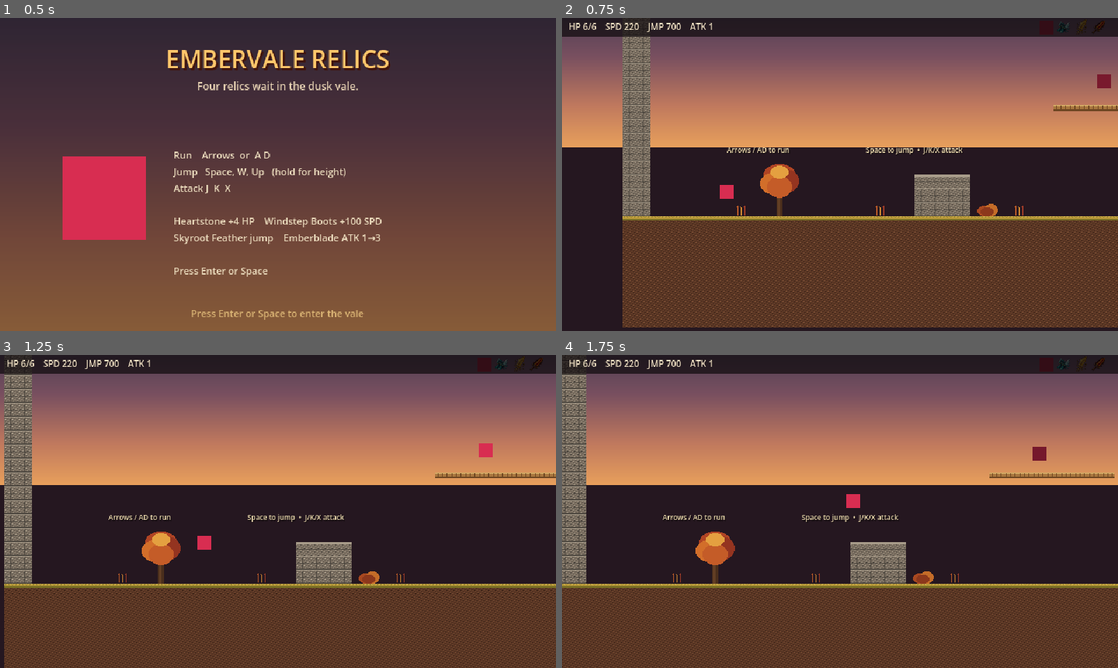
Above: before the commit, frames 1-4 (two rows, left to right).
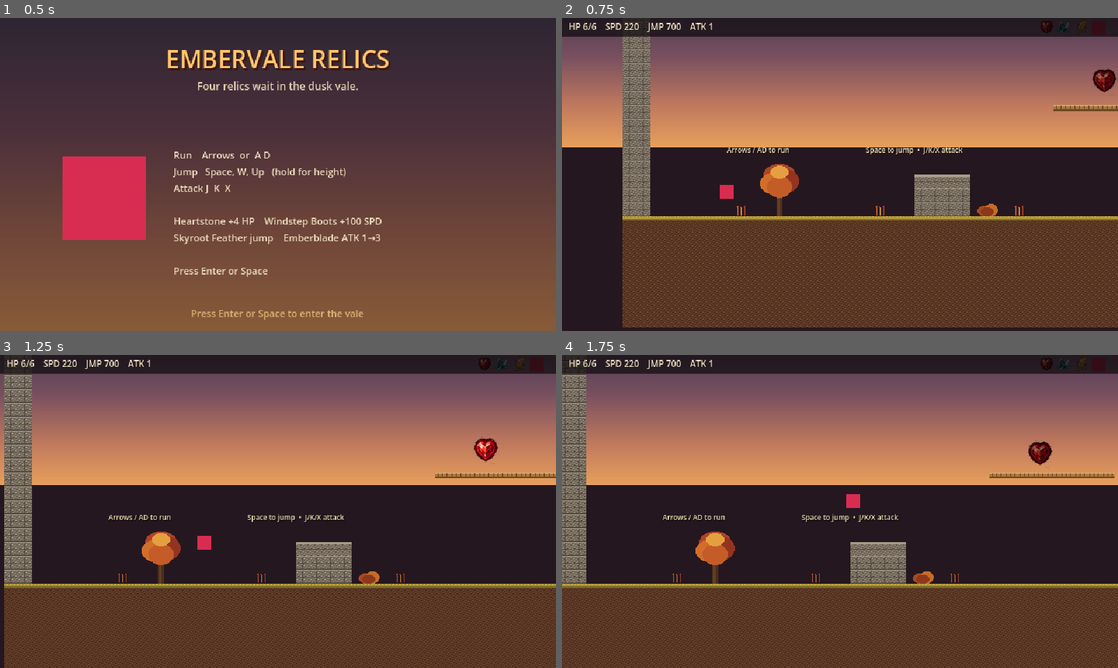
Above: after the commit, the same moments.

Repository: hansenjensemil-ui/hero-item-platformer
Game: Godot game, scene res://scenes/Title.tscn
The game is run twice, just before and just after one commit, with the same random seed, the same clock (stepped at 60 frames per second) and the same inputs.
Inputs:
- Up to frame 1 (0.5 s): no input
- Up to frame 2 (0.75 s): tap Enter at 0.5 s; hold D from 0.53 s (still down); hold R from 0.53 s (still down)
- Up to frame 3 (1.25 s): keep holding D; keep holding R; tap Space at 0.77 s
- Up to frame 4 (1.75 s): keep holding D; release R at 1.28 s; tap Enter at 1.35 s; tap Space at 1.52 s

Frame 1 is identical in both runs. In frame 2, 0.3% of the frame differs, in the area x 86-100%, y 0-25%; in frame 3, 0.3%, in the area x 85-98%, y 0-35%; in frame 4, 0.3%.

Commit message:
Fix remaining heartstone b64 case so PNG IDAT inflates.

Diff:
--- a/godot/scripts/ArtDataRelics.gd
+++ b/godot/scripts/ArtDataRelics.gd
@@ -20,7 +20,7 @@
 				"K7HurnNrOctzVezAEVq3RJiaruhPCMf7FRdnCbnf9cixUY/WeaTftn3OBhVOnBvrStB/Co51",
 				"NRhAyb0lqqm5VpNqg+FKpcltYHfcViCytVRG6sukaXGqdM9WcqBCyQYv0jIRsVfrMvSAbt46",
 				"BQnAk2NjpJ1j03/hMrnGg7ncSXyGUvZtYLfeUiDyXo1E36iS95cWyNFpyJ4KJX/yIB+XI/Hr",
-				"kfB6w75jim6nwRHcFIx9TjurgnVj4XKlm+VvlXO7DlW5irWHowy1JJRZK6LWrMinfO08TAr5",
+				"kfB6w75jim6nwRHcFIx9TjurgnVj4Klm+VvlXO7DlW5irWHowy1JJRZK6LWrMinfO08TAr5",
 				"+LFestq7abUVu9uEqgkwcTroNYY8t8Gy6w9b4esyadyVRxagBORsPaCmg3JDweW52gN/DkpB",
 				"OnLCB7NygLmGYlWtg2lrpihrxM8Hq7eQGernoFPjWIdNTb5iygINY4Hi6Zds2bJHdFvjTcPk",
 				"o2cGmAUcqOPUWH+p75qmmAK+Io2/ZUDnZDB/kIL5eLqS1mWayDPpknhtqbw7J08OFiM7Zuny",
@@ -134,7 +134,7 @@
 				"lP1o885HQ+xOxKxKJdlfiDlWDQumStR183FbZ+ATssatok9aOw5UV2m2ZI8SlzX7RNn6GT/c",
 				"1DqztBESD25ETtbsCQM16ajEaumtnoGzYQB97ENCkTOx2XYsx3CV4tZEJW/mxnm9pR7xk/so",
 				"pKq4GI8TQjOkjVjjVrN1pJdcUOYIsfnYxipXKNuKXHlzI+R5+NPOjYcnBy/bYHcfpr8CquqF",
-				"vCYrjHCt4ONiKGanXC6zPh0nBzCz5lHXn6e3+wgn8BhZpnnPjDGgy4wKq6uFkHuJ86eMvvuP",
+				"vCYrjHCt4ONiKGanXC6zPh0nBzCz5lHXn6e3+wgn8bhZpnnPjDGgy4wKq6uFkHuJ86eMvvuP",
 				"xcIzL4HZ8V/OT+wjAOtBdYGI4cTtMnHtIRuTxVS6VpgToRazqjwujBTd294j1z/IUKy4UaTo",
 				"MKN8bMr0oPVRItWHFuOY1SPQsRGcHWD+lxs862tnVcO8Kcgn0siWJhzbLF1zUzqlloSSlwsB",
 				"U1WK/bZIlwl0DqNOEXMcfeASvM6fUvnzdQyftmDFOSo/15fyiW+CxaiVBp4MYM48HDVFqvj+",
